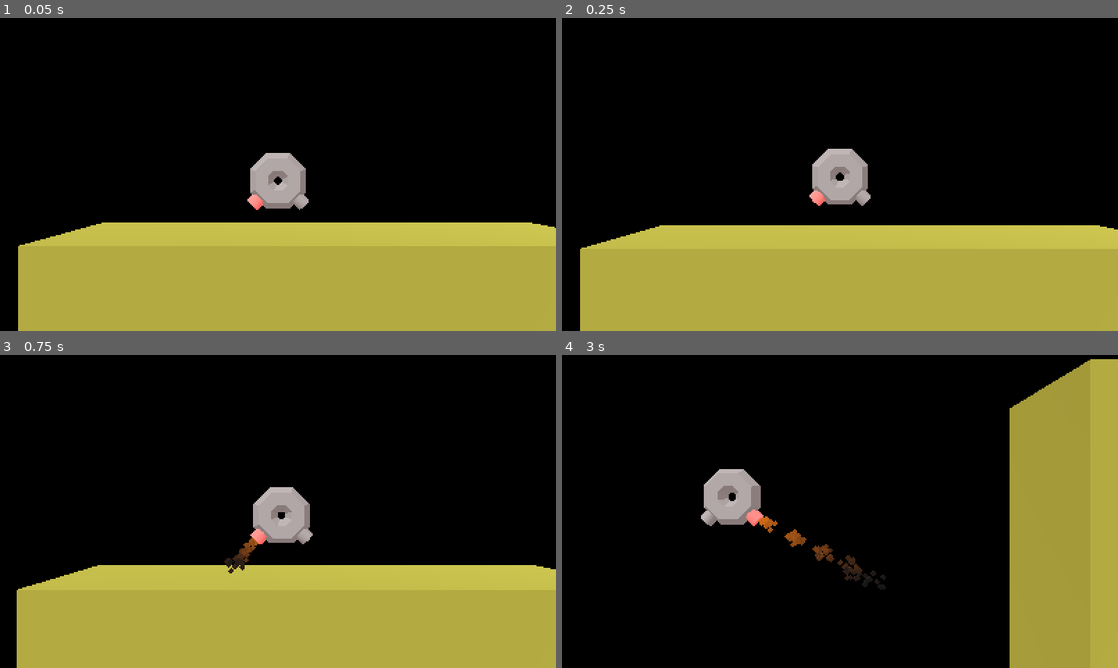
Above: before the commit, frames 1-4 (two rows, left to right).
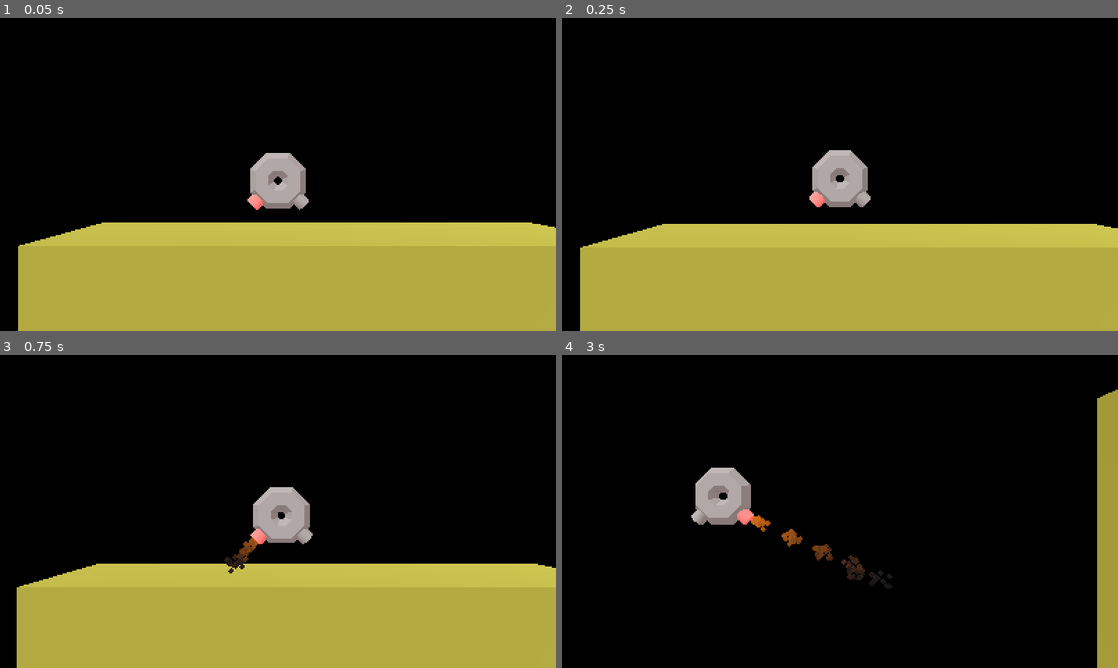
Above: after the commit, the same moments.

Repository: zommerfelds/hover-craft-gmtk-2026
Game: Godot game, scene res://main_scene.tscn
Same seed, same stepped clock (60 frames per second), same inputs: the game is played once before the commit and once after it.
Inputs:
- Up to frame 1 (0.05 s): no input
- Up to frame 2 (0.25 s): no input
- Up to frame 3 (0.75 s): hold Space (thrust) from 0.53 s (still down)
- Up to frame 4 (3 s): release Space (thrust) at 1.28 s; hold Space (thrust) from 2.03 s (still down)

Frame 1 is identical in both runs. In frame 2, 0.7% of the frame differs, in the area x 3-100%, y 41-74%; in frame 3, 0.5%; in frame 4, 16%, in the area x 23-100%, y 1-100%.

Commit message:
sideways hover force

Diff:
--- a/main_scene.tscn
+++ b/main_scene.tscn
@@ -68,22 +68,58 @@
 transform = Transform3D(1, 0, 0, 0, 1, 0, 0, 0, 1, 0.0020751953, 0.37937954, 0)
 shape = SubResource("BoxShape3D_t18f2")
 
-[node name="RayCast3D3" type="RayCast3D" parent="Player" unique_id=1828096776]
-unique_name_in_owner = true
-transform = Transform3D(1, 0, 0, 0, 1, 0, 0, 0, 1, 0.773, -0.046, 0)
-top_level = true
-target_position = Vector3(0, -10, 0)
-
-[node name="RayCast3D2" type="RayCast3D" parent="Player" unique_id=1394318904]
-unique_name_in_owner = true
-transform = Transform3D(1, 0, 0, 0, 1, 0, 0, 0, 1, -0.7731962, -0.045792937, 0)
-top_level = true
-target_position = Vector3(0, -10, 0)
-
-[node name="RayCast3D" type="RayCast3D" parent="Player" unique_id=1048577369]
-unique_name_in_owner = true
-top_level = true
-target_position = Vector3(0, -10, 0)
+[node name="RayCastsBottom" type="Node3D" parent="Player" unique_id=2016030610]
+unique_name_in_owner = true
+
+[node name="RayCast3D3" type="RayCast3D" parent="Player/RayCastsBottom" unique_id=1828096776]
+transform = Transform3D(1, 0, 0, 0, 1, 0, 0, 0, 1, 0.773, 0, 0)
+top_level = true
+target_position = Vector3(0, -10, 0)
+
+[node name="RayCast3D2" type="RayCast3D" parent="Player/RayCastsBottom" unique_id=1394318904]
+transform = Transform3D(1, 0, 0, 0, 1, 0, 0, 0, 1, -0.773, 0, 0)
+top_level = true
+target_position = Vector3(0, -10, 0)
+
+[node name="RayCast3D" type="RayCast3D" parent="Player/RayCastsBottom" unique_id=1048577369]
+top_level = true
+target_position = Vector3(0, -10, 0)
+
+[node name="RayCastsRight" type="Node3D" parent="Player" unique_id=2090763166]
+unique_name_in_owner = true
+
+[node name="RayCast3D3" type="RayCast3D" parent="Player/RayCastsRight" unique_id=1293387016]
+transform = Transform3D(-4.371139e-08, -1, 0, 1, -4.371139e-08, 0, 0, 0, 1, 0.44020528, 0.98524964, 0)
+top_level = true
+target_position = Vector3(0, -10, 0)
+
+[node name="RayCast3D2" type="RayCast3D" parent="Player/RayCastsRight" unique_id=950005663]
+transform = Transform3D(-4.371139e-08, -1, 0, 1, -4.371139e-08, 0, 0, 0, 1, 0.44, -0.09277904, 0)
+top_level = true
+target_position = Vector3(0, -10, 0)
+
+[node name="RayCast3D" type="RayCast3D" parent="Player/RayCastsRight" unique_id=219641199]
+transform = Transform3D(-4.371139e-08, -1, 0, 1, -4.371139e-08, 0, 0, 0, 1, 0.44, 0.449, 0)
+top_level = true
+target_position = Vector3(0, -10, 0)
+
+[node name="RayCastsLeft" type="Node3D" parent="Player" unique_id=759256373]
+unique_name_in_owner = true
+
+[node name="RayCast3D3" type="RayCast3D" parent="Player/RayCastsLeft" unique_id=1467100219]
+transform = Transform3D(-4.371139e-08, -1, 0, 1, -4.371139e-08, 0, 0, 0, 1, -0.44, 0.985, 0)
+top_level = true
+target_position = Vector3(0, 10, 0)
+
+[node name="RayCast3D2" type="RayCast3D" parent="Player/RayCastsLeft" unique_id=1955798117]
+transform = Transform3D(-4.371139e-08, -1, 0, 1, -4.371139e-08, 0, 0, 0, 1, -0.44, -0.093, 0)
+top_level = true
+target_position = Vector3(0, 10, 0)
+
+[node name="RayCast3D" type="RayCast3D" parent="Player/RayCastsLeft" unique_id=1779880097]
+transform = Transform3D(-4.371139e-08, -1, 0, 1, -4.371139e-08, 0, 0, 0, 1, -0.44, 0.449, 0)
+top_level = true
+target_position = Vector3(0, 10, 0)
 
 [node name="ParticlesLeft" type="GPUParticles3D" parent="Player" unique_id=997305581]
 unique_name_in_owner = true
--- a/player.gd
+++ b/player.gd
@@ -1,13 +1,16 @@
 extends RigidBody3D
 
 const pid_params = preload("res://pid_params.tres")
-@onready var pid_controller = PidController.new(pid_params)
+@onready var pid_controller_bottom = PidController.new(pid_params)
+@onready var pid_controller_left = PidController.new(pid_params)
+@onready var pid_controller_right = PidController.new(pid_params)
 
 var time_acc = 0.0
 var thrust_ramp = 0.0
 var flip = false
-@onready var ray_cast_objs = [%RayCast3D, %RayCast3D2, %RayCast3D3]
-var ray_casts = []
+var ray_casts_bottom = []
+var ray_casts_right = []
+var ray_casts_left = []
 
 func _ready() -> void:
 	update_active_cylinder()
@@ -16,8 +19,12 @@
 func _process(delta: float) -> void:
 	if Input.is_action_just_pressed("reset"):
 		get_tree().reload_current_scene()
-	for ray_cast in ray_cast_objs:
-		ray_casts.append({"obj": ray_cast, "offset": ray_cast.position - position})
+	for ray_cast in %RayCastsBottom.get_children():
+		ray_casts_bottom.append({"obj": ray_cast, "offset": ray_cast.position - position})
+	for ray_cast in %RayCastsRight.get_children():
+		ray_casts_right.append({"obj": ray_cast, "offset": ray_cast.position - position})
+	for ray_cast in %RayCastsLeft.get_children():
+		ray_casts_left.append({"obj": ray_cast, "offset": ray_cast.position - position})
 
 func _physics_process(delta: float) -> void:
 	time_acc += delta
@@ -26,22 +33,12 @@
 		flip = !flip
 		update_active_cylinder()
 
-	var dist = 10.0
-
-	for ray_cast in ray_casts:
-		ray_cast.obj.position = position + ray_cast.offset
-		if ray_cast.obj.is_colliding():
-			var hit_point = ray_cast.obj.get_collision_point()
-			dist = min(dist, ray_cast.obj.global_position.distance_to(hit_point))
-
-	var thrust = 0
-	var pid_output = pid_controller.calculate(1, dist, delta)
-	#print(pid_output, " ", dist)
-	thrust = max(0, 30 * pid_output)
-	apply_force(Vector3(0, thrust, 0))
+	apply_hover(delta, ray_casts_bottom, pid_controller_bottom, Vector3(0, 30, 0))
+	apply_hover(delta, ray_casts_right, pid_controller_right, Vector3(-10, 0, 0))
+	apply_hover(delta, ray_casts_left, pid_controller_left, Vector3(10, 0, 0))
 
 	var particles = %ParticlesRight if flip else %ParticlesLeft
-	if Input.is_action_pressed("thrust") and dist > 0.0:
+	if Input.is_action_pressed("thrust"):
 		thrust_ramp = min(1, thrust_ramp + delta * 4)
 		var dir = particles.global_basis.y
 		apply_force(global_transform.basis * 30 * dir * thrust_ramp)
@@ -57,3 +54,19 @@
 	%CSGCylinderRight.material_override = null
 	var active_cylinder = %CSGCylinderRight if flip else %CSGCylinderLeft
 	active_cylinder.material_override = preload("res://material_highlighted.tres")
+
+
+func apply_hover(delta: float, ray_casts, pid_controller, thrust_vec):
+	var dist = 10.0
+
+	for ray_cast in ray_casts:
+		ray_cast.obj.position = position + ray_cast.offset
+		if ray_cast.obj.is_colliding():
+			var hit_point = ray_cast.obj.get_collision_point()
+			dist = min(dist, ray_cast.obj.global_position.distance_to(hit_point))
+
+	var thrust = 0
+	var pid_output = pid_controller.calculate(1, dist, delta)
+	#print(pid_output, " ", dist)
+	thrust = max(0, pid_output)
+	apply_force(thrust_vec * thrust)
